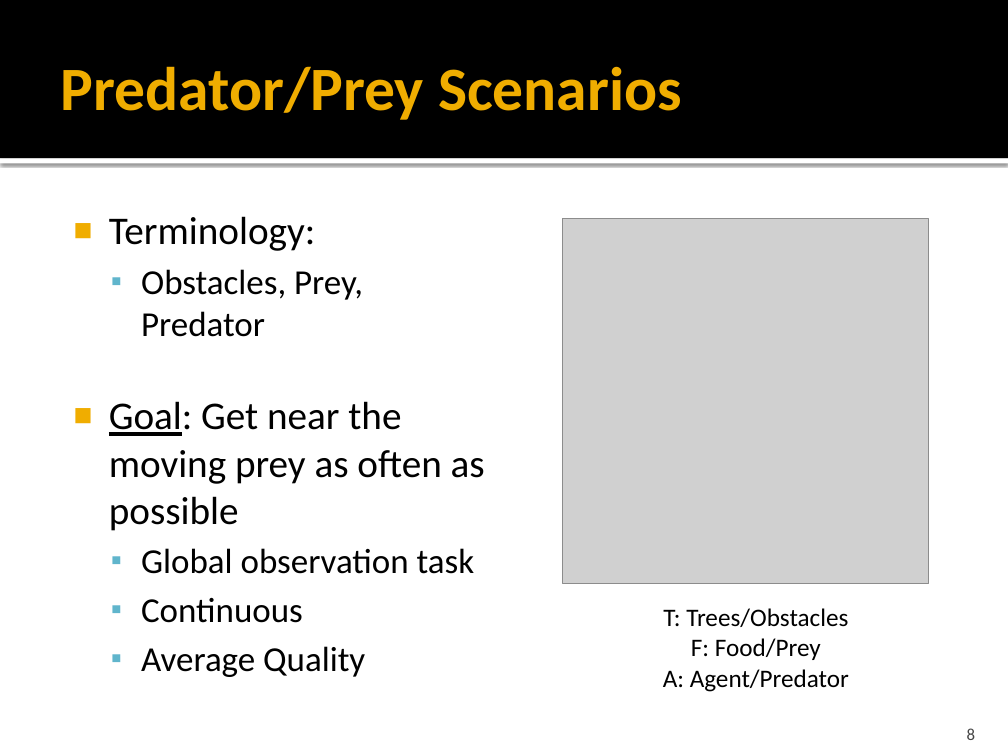
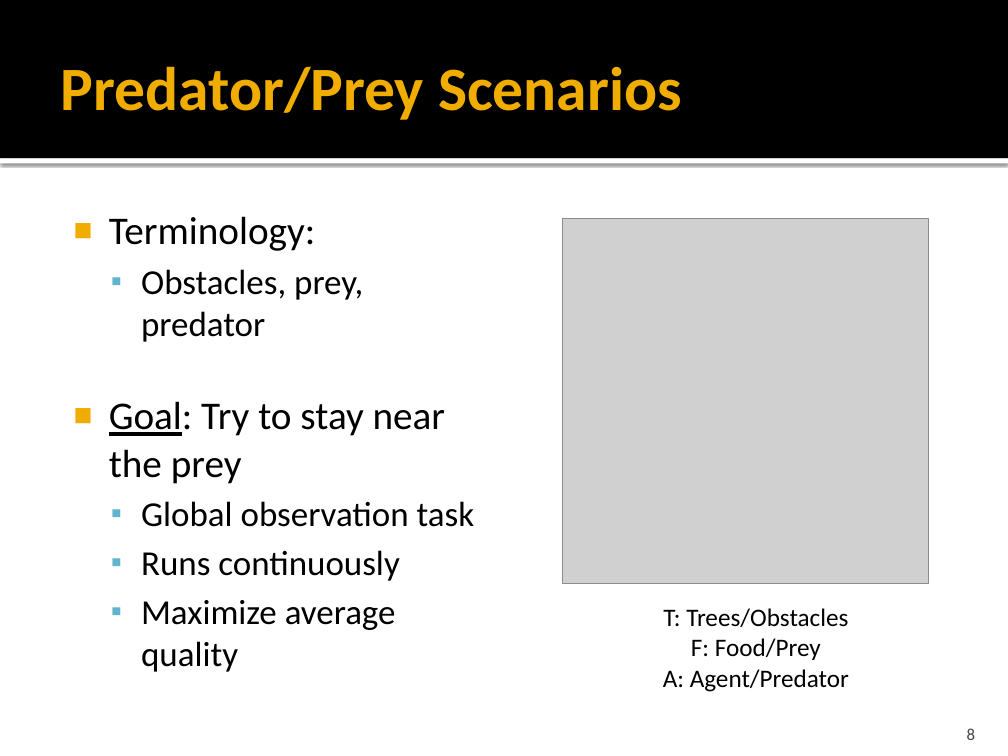
Before and after one commit to ClemensLode/GECCO-XCS-paper, a slide deck: slide 8 of Presentation/Adaption of XCS to Multi-Learner Predator.pptx. Drawn at 1008x756 pixels with LibreOffice and Linux fonts; fonts in the diff are those of the drawing; grey boxes stand for pictures. Boxes give left, top, right and bottom in pixels: in the first picture for what was removed or moved away, otherwise in the second. Text is boxed around its words. In the diff, an @@ line names an element or a change of style, - is before the commit and + after.

```diff
--- a/Presentation/Adaption of XCS to Multi-Learner Predator.pptx
+++ b/Presentation/Adaption of XCS to Multi-Learner Predator.pptx
@@ text at bbox=[109, 269, 445, 484]: text changed @@
-  ▪ Obstacles, Prey, Predator
-■ Goal: Get near the moving prey as often as possible
+  ▪ Obstacles, prey, predator
+■ Goal: Try to stay near the prey
@@ text at bbox=[141, 550, 399, 672]: text changed @@
-  ▪ Continuous
-  ▪ Average Quality
+  ▪ Runs continuously
+  ▪ Maximize average quality
```
Also in this commit, not shown: 26 other slides changed, 1 slide added, 7 slides removed, 1 other file.
